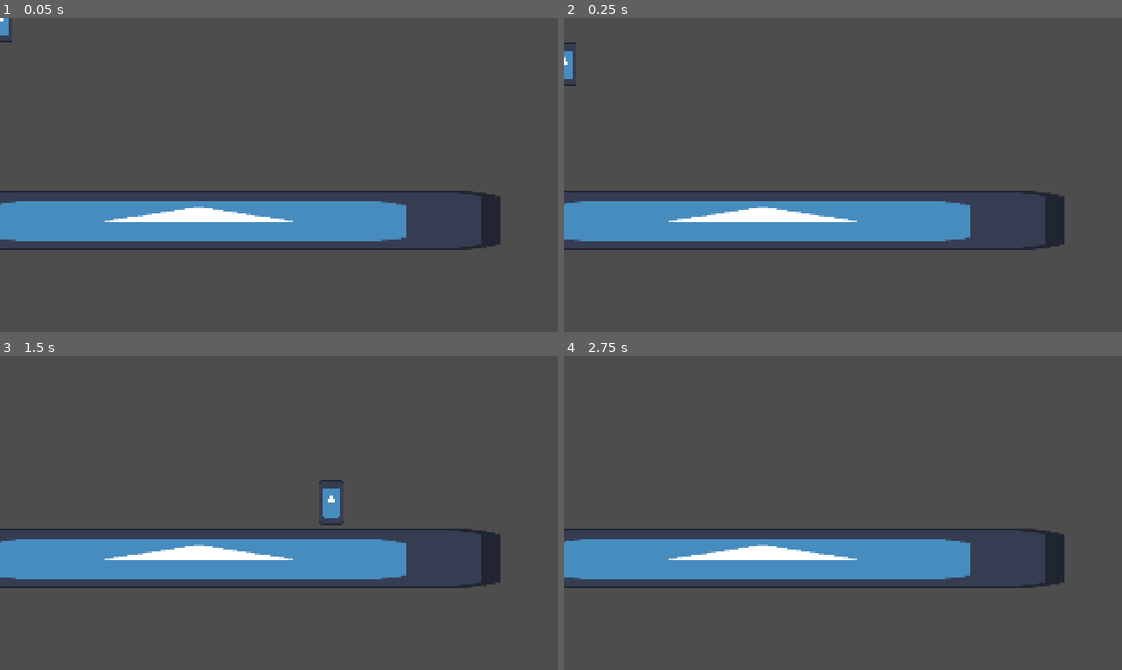
Above: before the commit, frames 1-4 (two rows, left to right).
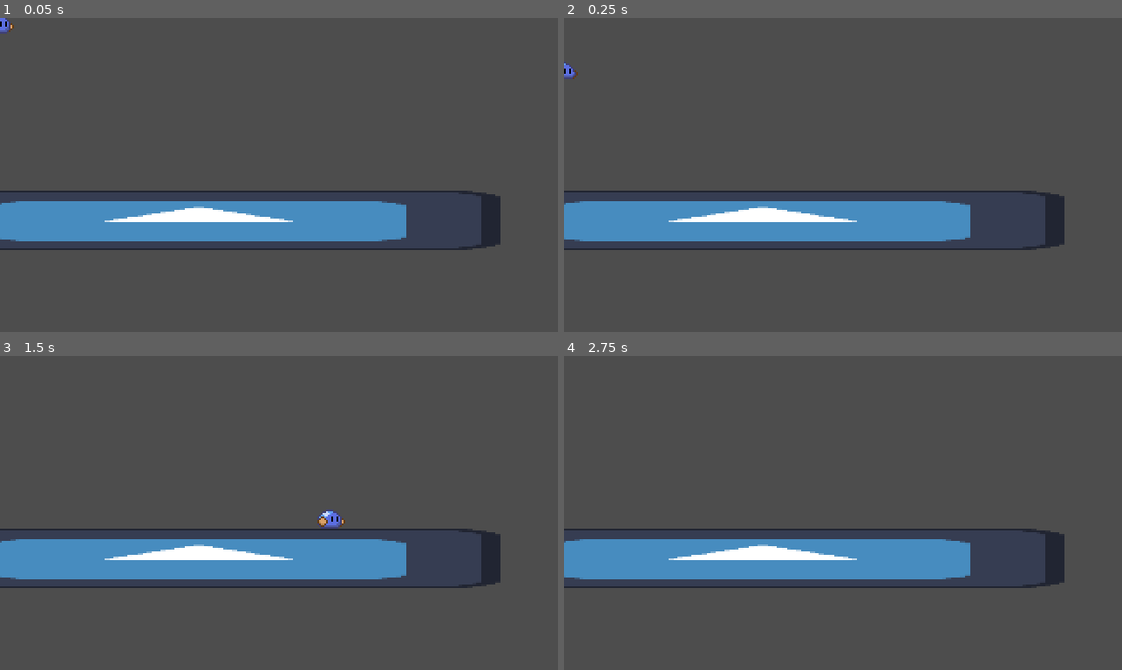
Above: after the commit, the same moments.

Repository: Kumonari/HNU_GameJam_SS25
Game: Godot game, scene res://scenes/game/zacy.tscn
Two runs of this game, one before a commit and one after it. Both use one fixed random seed, a clock stepped at 60 frames per second and the inputs below. The project has no main scene, so this scene is started directly. The engine's default icon, where the game draws it, is replaced by a stand-in: a white triangle on a blue panel in a dark square.
Inputs:
- Up to frame 1 (0.05 s): no input
- Up to frame 2 (0.25 s): no input
- Up to frame 3 (1.5 s): hold D (Rechts) from 0.53 s (still down); tap Space (Jump) at 0.77 s
- Up to frame 4 (2.75 s): tap Space (Jump) at 1.52 s; release D (Rechts) at 2.03 s; hold A (Links) from 2.03 s (still down)

The runs differ from the first frame. In frame 1, 0.1% of the frame differs, in the area x 0-3%, y 0-8%; in frame 2, 0.2%; in frame 3, 0.5%, in the area x 56-62%, y 39-55%; in frame 4, nothing differs.

Commit message:
insertet asseets and added player to scene

Diff:
--- a/scenes/game/main_scene.tscn
+++ b/scenes/game/main_scene.tscn
@@ -1,14 +1,19 @@
-[gd_scene load_steps=5 format=4 uid="uid://dam7upddk0nue"]
+[gd_scene load_steps=6 format=4 uid="uid://dam7upddk0nue"]
 
 [ext_resource type="Texture2D" uid="uid://b4yokln6353c7" path="res://assets/sprites/slime_tileset.png" id="1_fhsd1"]
 [ext_resource type="Texture2D" uid="uid://dwf80lw2vylw1" path="res://assets/sprites/background.png" id="2_t36v5"]
+[ext_resource type="PackedScene" uid="uid://c1f2g0w8hub43" path="res://scenes/game_objects/characters/main_charakter.tscn" id="3_htyx0"]
 
 [sub_resource type="TileSetAtlasSource" id="TileSetAtlasSource_bi6up"]
 texture = ExtResource("1_fhsd1")
 0:0/0 = 0
+0:0/0/physics_layer_0/polygon_0/points = PackedVector2Array(-8, -8, 8, -8, 8, 8, -8, 8)
 1:0/0 = 0
+1:0/0/physics_layer_0/polygon_0/points = PackedVector2Array(-8, -8, 8, -8, 8, 8, -8, 8)
 0:1/0 = 0
+0:1/0/physics_layer_0/polygon_0/points = PackedVector2Array(-8, -8, 8, -8, 8, 8, -8, 8)
 1:1/0 = 0
+1:1/0/physics_layer_0/polygon_0/points = PackedVector2Array(-8, -8, 8, -8, 8, 8, -8, 8)
 
 [sub_resource type="TileSet" id="TileSet_f7yua"]
 physics_layer_0/collision_layer = 1
@@ -25,3 +30,6 @@
 offset_right = 40.0
 offset_bottom = 40.0
 texture = ExtResource("2_t36v5")
+
+[node name="CharacterBody2D" parent="." instance=ExtResource("3_htyx0")]
+position = Vector2(134, 120)
--- a/scenes/game/zacy.tscn
+++ b/scenes/game/zacy.tscn
@@ -1,20 +1,7 @@
-[gd_scene load_steps=7 format=3 uid="uid://d0p1twd8gfpqi"]
+[gd_scene load_steps=5 format=3 uid="uid://d0p1twd8gfpqi"]
 
-[ext_resource type="Script" path="res://Zacy_body_2d.gd" id="1_0hq6q"]
+[ext_resource type="PackedScene" uid="uid://c1f2g0w8hub43" path="res://scenes/game_objects/characters/main_charakter.tscn" id="1_wy108"]
 [ext_resource type="Texture2D" uid="uid://byulfhhnlymi3" path="res://icon.svg" id="2_qpo8h"]
-
-[sub_resource type="CapsuleShape2D" id="CapsuleShape2D_s2807"]
-
-[sub_resource type="SpriteFrames" id="SpriteFrames_nr3vq"]
-animations = [{
-"frames": [{
-"duration": 1.0,
-"texture": ExtResource("2_qpo8h")
-}],
-"loop": true,
-"name": &"default",
-"speed": 5.0
-}]
 
 [sub_resource type="PhysicsMaterial" id="PhysicsMaterial_thkjp"]
 
@@ -23,15 +10,7 @@
 
 [node name="Zac" type="Node2D"]
 
-[node name="CharacterBody2D" type="CharacterBody2D" parent="."]
-script = ExtResource("1_0hq6q")
-
-[node name="CollisionShape2D" type="CollisionShape2D" parent="CharacterBody2D"]
-shape = SubResource("CapsuleShape2D_s2807")
-
-[node name="AnimatedSprite2D" type="AnimatedSprite2D" parent="CharacterBody2D"]
-scale = Vector2(0.116567, 0.197123)
-sprite_frames = SubResource("SpriteFrames_nr3vq")
+[node name="CharacterBody2D" parent="." instance=ExtResource("1_wy108")]
 
 [node name="Icon" type="Sprite2D" parent="."]
 position = Vector2(114, 116)
--- /dev/null
+++ b/scenes/game_objects/characters/main_charakter.tscn
@@ -0,0 +1,41 @@
+[gd_scene load_steps=7 format=3 uid="uid://c1f2g0w8hub43"]
+
+[ext_resource type="Script" path="res://scripts/Zacy_body_2d.gd" id="1_ukas5"]
+[ext_resource type="Texture2D" uid="uid://oqvwqpwnclr" path="res://assets/sprites/slime_walk.png" id="2_vbe87"]
+
+[sub_resource type="CapsuleShape2D" id="CapsuleShape2D_66x4b"]
+radius = 8.0
+height = 16.0
+
+[sub_resource type="AtlasTexture" id="AtlasTexture_0pr5h"]
+atlas = ExtResource("2_vbe87")
+region = Rect2(0, 0, 16, 16)
+
+[sub_resource type="AtlasTexture" id="AtlasTexture_k1fl7"]
+atlas = ExtResource("2_vbe87")
+region = Rect2(16, 0, 16, 16)
+
+[sub_resource type="SpriteFrames" id="SpriteFrames_v71v2"]
+animations = [{
+"frames": [{
+"duration": 1.0,
+"texture": SubResource("AtlasTexture_0pr5h")
+}, {
+"duration": 1.0,
+"texture": SubResource("AtlasTexture_k1fl7")
+}],
+"loop": true,
+"name": &"default",
+"speed": 5.0
+}]
+
+[node name="CharacterBody2D" type="CharacterBody2D"]
+script = ExtResource("1_ukas5")
+
+[node name="CollisionShape2D" type="CollisionShape2D" parent="."]
+shape = SubResource("CapsuleShape2D_66x4b")
+
+[node name="AnimatedSprite2D" type="AnimatedSprite2D" parent="."]
+sprite_frames = SubResource("SpriteFrames_v71v2")
+autoplay = "default"
+frame_progress = 0.599426
Binary file added: assets/sprites/slime_walk.png
Not shown, added: assets/sprites/slime_walk.png.import
Renamed: Zacy_body_2d.gd -> scripts/Zacy_body_2d.gd
